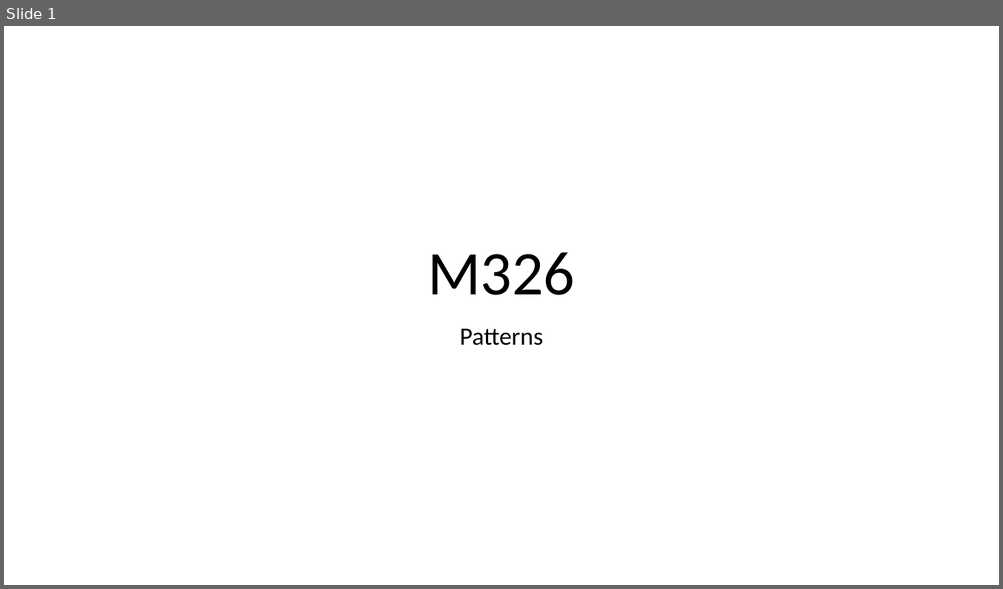
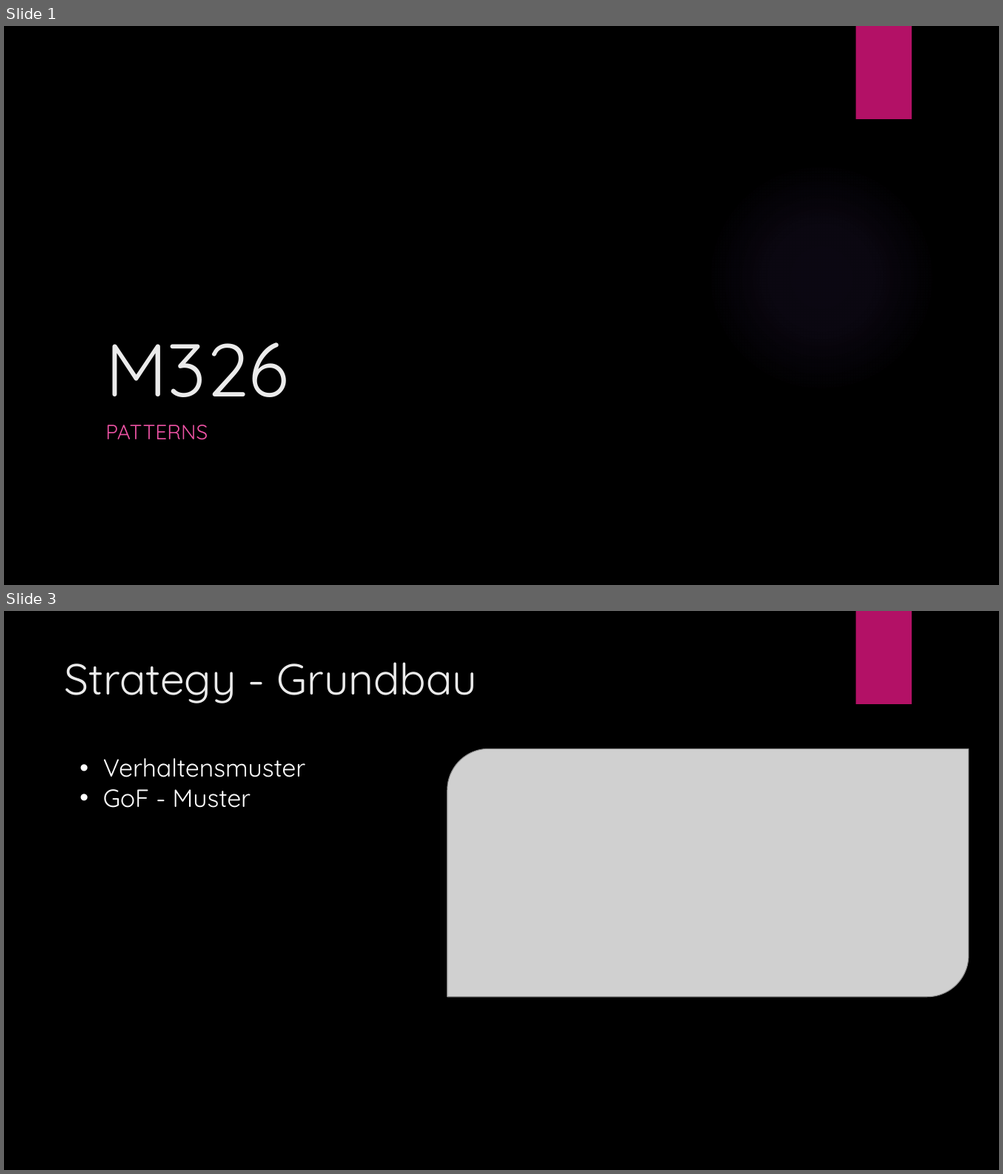
Before and after one commit to Kuraikari/M326, a slide deck: m326.pptx. Shown one above the other, each under a label of ours: slide 1 before the commit, slides 1 and 3 after it; the slides between them are not shown. The pictures are 1003x589 and 1003x1174 pixels, drawn with LibreOffice and Linux fonts; fonts in the diff are those of the drawing; grey boxes stand for pictures; background and template pictures are left out. Boxes give left, top, right and bottom in pixels: in the first picture for what was removed or moved away, otherwise in the second. Text is boxed around its words. In the diff, an @@ line names an element or a change of style, - is before the commit and + after.

```diff
--- a/m326.pptx
+++ b/m326.pptx
@@ slide 3 added at (4,611,999,1170), background picture (left out); not listed: 2 template elements that a slide beside it also shows @@
@@ title added at (64,662,477,703), 42 pt, text #EBEBEB @@
+Strategy - Grundbau
@@ text added at (103,758,306,808), 24 pt, text #FFFFFF @@
+• Verhaltensmuster
+• GoF - Muster
@@ picture added at (447,749,969,997) @@
@@ slide 1 changed as well @@
@@ background #FFFFFF to picture (left out) @@
@@ rectangle added at (855,26,911,119), fill #B31166 @@
@@ title "M326": place and size @@
-title "M326" at (427,252,575,295)
+title "M326" at (105,343,288,397)
@@ title "M326" at (105,343,288,397): size 60 to 72 pt, font Calibri to Quicksand, text colour #000000 to #EBEBEB; alignment centre to left; line spacing 0.9 to 1 @@
@@ ellipse added at (706,163,936,392), fill gradient #9B6BF2 @@
@@ subtitle at (105,425,208,440): text changed; size 24 to 20 pt; font Calibri to Quicksand; text colour #000000 to #EF53A5 @@
-Patterns
+PATTERNS
```
Also in this commit, not shown: 4 other slides changed, 9 other slides added, 1 slide removed.
